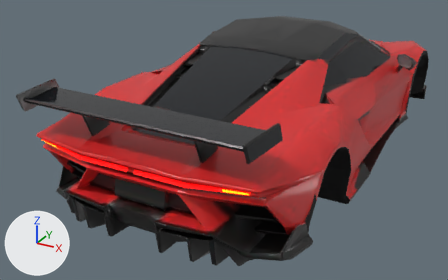
Renders of the glTF model public/models/supercar.glb from each side of a commit.
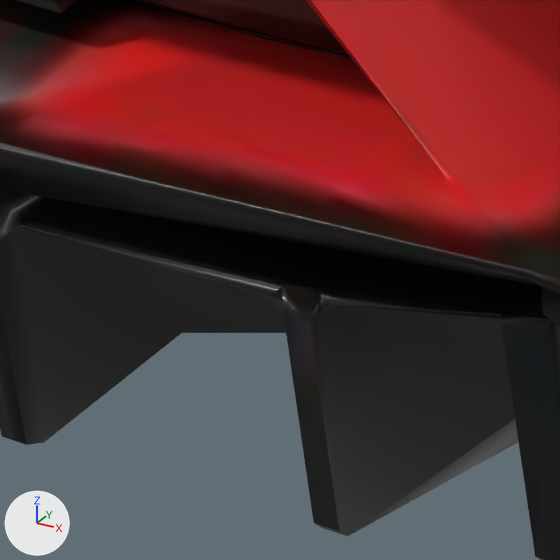
The first picture shows the older version from a camera (50 mm lens) standing at (2.03, -4.72, 1.77) and looking at (-0.35, -0.41, -0.39). The close-ups show the older and then the newer version on the part from 35% to 48% of the width and 75% to 94% of the height of that picture. Only the edits that show in the close-ups are written down. Lighting does not change. The marker at lower left points along +X, +Y and +Z.

In view in the first close-up: 'body'.
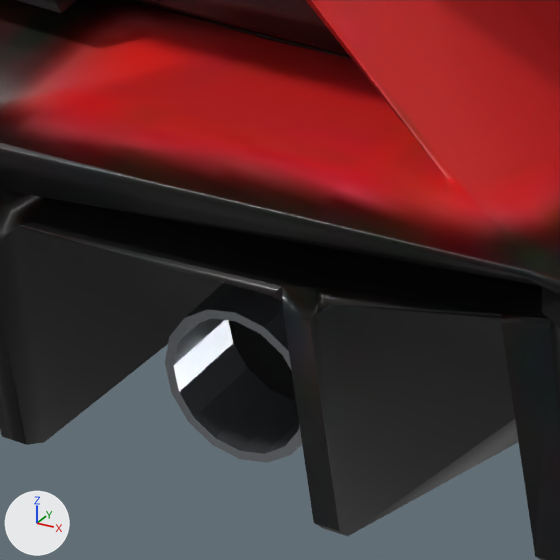
What differs and where, as boxes [x1, y1, x2, y2] in the close-ups (560 x 560 px):
```json
{"object": "exhaust_1", "change": "added", "after": [165, 283, 302, 463], "faces in mat_exhaust (grey #a8acb2)": [165, 283, 302, 463], "faces in mat_soot (black #050505)": [229, 321, 296, 401]}
```

Scene script edits in JSON lines:
```json
{"op": "add", "block": "mat_soot", "code": ["mat_soot = principled_material('soot')", "mat_soot.base_color = (0.00152, 0.00152, 0.00152)  # black #050505", "mat_soot.roughness = 1.0"]}
{"op": "add", "block": "mat_exhaust", "code": ["mat_exhaust = principled_material('exhaust')", "mat_exhaust.base_color = (0.392, 0.413, 0.445)  # grey #a8acb2", "mat_exhaust.metallic = 0.9", "mat_exhaust.roughness = 0.3"]}
{"op": "add", "block": "me_exhaust_1", "code": ["me_exhaust_1 = bpy.data.meshes.new('exhaust_1')", "me_exhaust_1.from_pydata(...)  # 80 vertices, 110 faces; spans x -0.051..0.051, y 0.0..0.4, z -0.051..0.051", "# faces by material slot: [96, 14]", "me_exhaust_1.materials.append(mat_exhaust)  # grey #a8acb2", "me_exhaust_1.materials.append(mat_soot)  # black #050505"]}
{"op": "add", "block": "ob_exhaust_1", "code": ["ob_exhaust_1 = bpy.data.objects.new('exhaust_1', me_exhaust_1)", "ob_exhaust_1.location = (0.3, -2.1, -0.3)"]}
```
